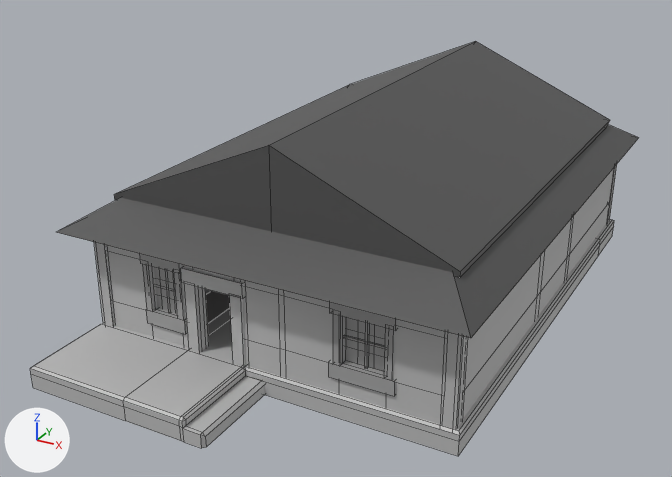
An edit to the FBX model ForensicVRProjectOculus/Assets/Models/house/houseFull4.fbx, drawn before and after from the same camera.
One viewpoint serves both versions: a 50 mm lens placed at (12.7, -27.7, 14.6), pointed at (-0.8, -3.2, 2.4). Every picture has the same lights, and +X, +Y and +Z are marked at lower left. Mesh edges are drawn as thin lines. Where no turn or scale is listed for an object, it has been applied to the vertices. Vertices at the same position are counted once.

Before the edit, the objects in view are built like this:
```python
me_mesh = bpy.data.meshes.new('Mesh')
me_mesh.from_pydata(...)  # 80 vertices, 69 faces; spans x -5.9..5.9, y -9.9..10.0, z -0.4..0.4
me_mesh.materials.append(mat_floormat)  # grey #bcbcbc
me_mesh_001 = bpy.data.meshes.new('Mesh.001')
me_mesh_001.from_pydata(...)  # 26 vertices, 20 faces; spans x -6.4..6.4, y -8.7..8.7, z -1.6..1.6
me_mesh_001.materials.append(mat_lambert3)  # dark grey #525252
me_mesh_014 = bpy.data.meshes.new('Mesh.014')
me_mesh_014.from_pydata(...)  # 96 vertices, 57 faces; spans x -0.98..0.98, y -0.25..0.25, z -1.2..1.2
me_mesh_014.materials.append(mat_windows1)  # grey #a2a2a2
me_mesh_017 = bpy.data.meshes.new('Mesh.017')
me_mesh_017.from_pydata(...)  # 96 vertices, 57 faces; spans x -0.8..0.8, y -0.27..0.27, z -1.21..1.21
me_mesh_017.materials.append(mat_windows1)  # grey #a2a2a2
me_mesh_045 = bpy.data.meshes.new('Mesh.045')
me_mesh_045.from_pydata(...)  # 1102 vertices, 760 faces; spans x -5.8..5.9, y -8.0..8.0, z -2.0..2.0
# faces by material slot: [218, 542]
me_mesh_045.materials.append(mat_lambert1)  # grey #bcbcbc
me_mesh_045.materials.append(mat_wallsmat)  # grey #bcbcbc
ob_bedroom2window = bpy.data.objects.new('bedroom2Window', me_mesh_014)
ob_bedroom2window.location = (3.1, -8.76, 2.37)
ob_floor = bpy.data.objects.new('floor', me_mesh)
ob_floor.location = (0.0, -2.02, 0.33)
ob_kitchenwindow = bpy.data.objects.new('kitchenWindow', me_mesh_017)
ob_kitchenwindow.location = (-3.33, -8.76, 2.38)
ob_roof = bpy.data.objects.new('roof', me_mesh_001)
ob_roof.location = (-0.01, -1.23, 5.59)
ob_walls = bpy.data.objects.new('walls', me_mesh_045)
ob_walls.location = (-0.09, -1.06, 2.04)
```
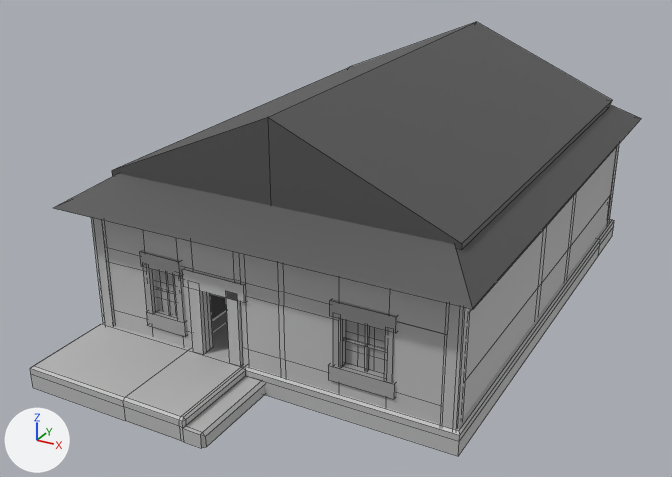
Pixel boxes (x1, y1, x2, y2) of what changed, in the pictures (672 x 477 px; the box of a moved part takes in the faces that stretch with it):
'roof', moved: before (57, 41, 638, 338); after (54, 22, 641, 309)
'walls', reshaped, moved (8% taller): before (94, 164, 617, 429); after (91, 144, 619, 429)
'bedroom2Window', moved: before (328, 303, 397, 396); after (328, 299, 397, 399)
'doorFramesFloorBoards', added: after (182, 269, 246, 366)
'kitchenWindow', moved: before (140, 254, 187, 334); after (140, 251, 187, 336)
part 1 of me_mesh_045, moved or reshaped: before (462, 169, 613, 419); after (462, 148, 616, 419)
part 2 of me_mesh_045, moved or reshaped: before (606, 164, 617, 224); after (606, 144, 619, 224)
part 3 of me_mesh_045, moved or reshaped: before (94, 242, 115, 327); after (91, 218, 115, 327)
part 4 of me_mesh_045, moved or reshaped: before (440, 332, 468, 429); after (440, 303, 470, 429)
part 5 of me_mesh_045, deleted: before (181, 267, 244, 299)
part 6 of me_mesh_045, moved or reshaped: before (106, 245, 445, 416); after (103, 220, 447, 416)

The change, as a diff of the scene's bpy script:
```diff
--- a/ForensicVRProjectOculus/Assets/Models/house/houseFull4.fbx.py
+++ b/ForensicVRProjectOculus/Assets/Models/house/houseFull4.fbx.py
@@ mat_doorframefloorboardmat @@
+mat_doorframefloorboardmat = principled_material('doorFrameFloorBoardMat')
+mat_doorframefloorboardmat.base_color = (0.5, 0.5, 0.5)  # grey #bcbcbc
@@ me_mesh_045 @@
 # used by ob_walls; location = (-0.09, -1.06, 2.04)
-me_mesh_045.from_pydata(...)  # 1102 vertices, 760 faces; spans x -5.8..5.9, y -8.0..8.0, z -2.0..2.0
+me_mesh_045.from_pydata(...)  # 844 vertices, 592 faces; spans x -5.8..5.8, y -8.0..8.0, z -2.3..2.3
+# me_mesh_045 part 1: the loose piece of 24 vertices spanning x 5.9, y -7.5..7.6, z -1.9..1.9 is scaled about the mesh origin by (1, 1, 1.19)
+# me_mesh_045 part 2: the loose piece of 14 vertices spanning x 5.5..5.9, y 7.5..8.0, z -1.5..2.0 is scaled about the mesh origin by (1, 1, 1.19)
+# me_mesh_045 part 3: the loose piece of 14 vertices spanning x -5.8..-5.3, y -8.0..-7.5, z -1.5..2.0 is scaled about the mesh origin by (1, 1, 1.19)
+# me_mesh_045 part 4: the loose piece of 14 vertices spanning x 5.5..5.9, y -7.9..-7.5, z -1.5..2.0 is scaled about the mesh origin by (1, 1, 1.19)
+# me_mesh_045 part 5: 19 loose pieces with 224 vertices, spanning x -5.5..5.6, y -7.9..7.6, z -1.5..1.3, are deleted
+# me_mesh_045 part 6: 2 vertices moved within x -0.5, y -7.9..5.7, z 0.9; 759 vertices removed from x -5.5..5.7, y -8.0..7.9, z -2.0..2.0; 547 vertices added at x -5.6..5.6, y -7.9..7.6, z -2.3..2.3
 me_mesh_045.materials.append(mat_lambert1)
@@ me_mesh_097 @@
+me_mesh_097.from_pydata(...)  # 500 vertices, 341 faces; spans x -5.6..5.6, y -7.8..7.8, z -1.4..1.4
+me_mesh_097.materials.append(mat_doorframefloorboardmat)  # grey #bcbcbc
@@ ob_walls @@
 ob_walls = bpy.data.objects.new('walls', me_mesh_045)
-ob_walls.location = (-0.09, -1.06, 2.04)
+ob_walls.location = (-0.02, -1.06, 2.42)
@@ ob_kitchenwindow @@
 ob_kitchenwindow = bpy.data.objects.new('kitchenWindow', me_mesh_017)
-ob_kitchenwindow.location = (-3.33, -8.76, 2.38)
+ob_kitchenwindow.location = (-3.33, -8.76, 2.29)
@@ ob_bedroom2window @@
 ob_bedroom2window = bpy.data.objects.new('bedroom2Window', me_mesh_014)
-ob_bedroom2window.location = (3.1, -8.76, 2.37)
+ob_bedroom2window.location = (3.1, -8.76, 2.29)
@@ ob_roof @@
 ob_roof = bpy.data.objects.new('roof', me_mesh_001)
-ob_roof.location = (-0.01, -1.23, 5.59)
+ob_roof.location = (-0.01, -1.23, 6.33)
@@ ob_doorframesfloorboards @@
+ob_doorframesfloorboards = bpy.data.objects.new('doorFramesFloorBoards', me_mesh_097)
+ob_doorframesfloorboards.location = (0.01, -1.21, 2.07)
```
